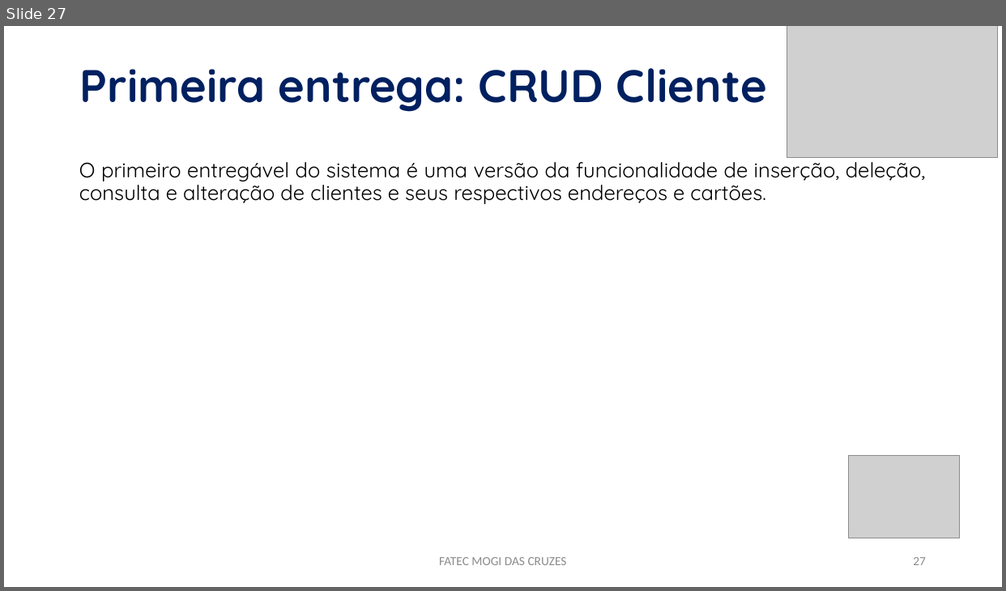
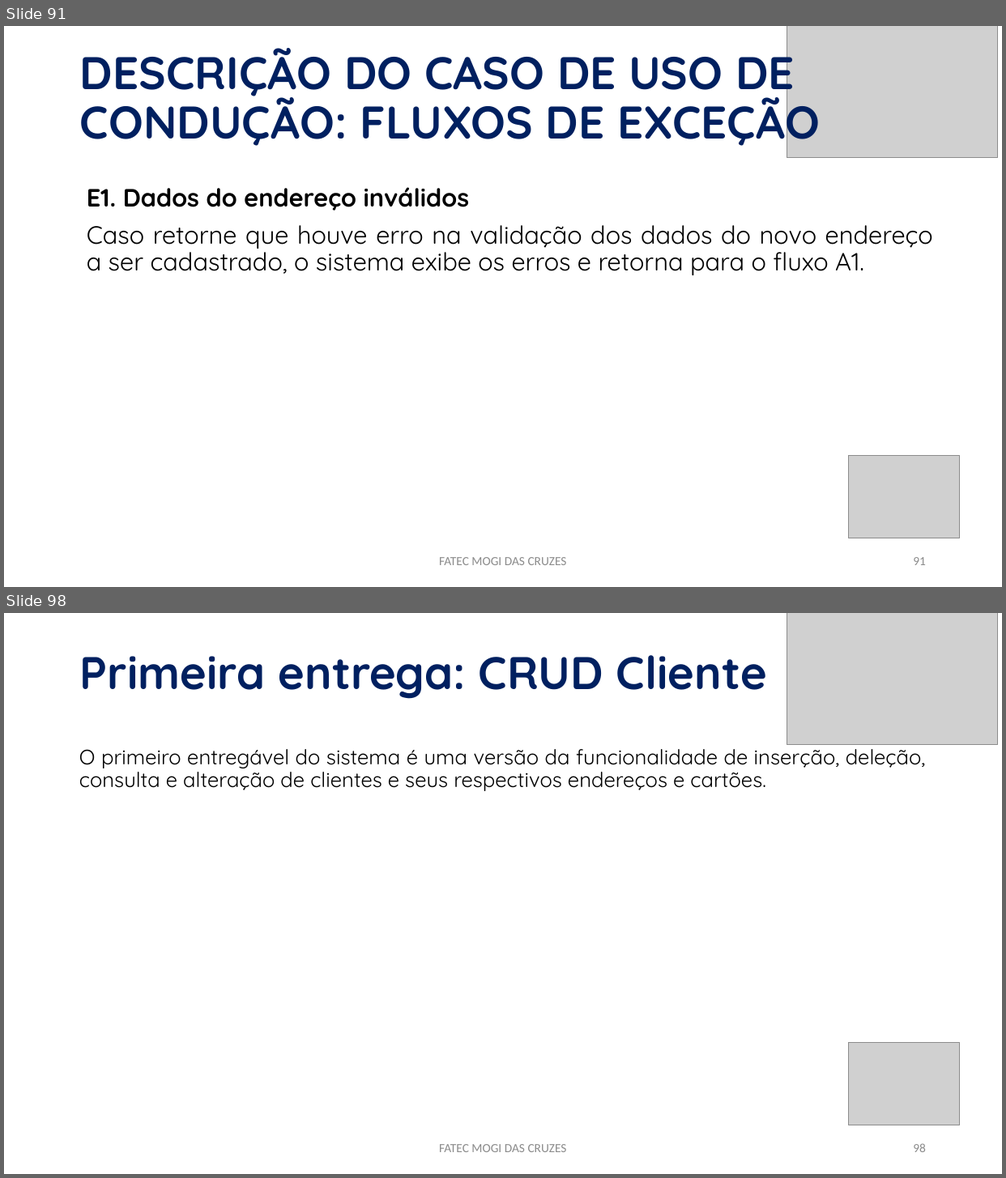
Before and after one commit to PabloLuiz1/buiatchaka-jogos, a slide deck: APRESENTAÇÃO.pptx. Shown one above the other, each under a label of ours: slide 27 before the commit, slides 91 and 98 after it; the slides between them are not shown. The pictures are 1006x591 and 1006x1178 pixels, drawn with LibreOffice and Linux fonts; fonts in the diff are those of the drawing; grey boxes stand for pictures. Boxes give left, top, right and bottom in pixels: in the first picture for what was removed or moved away, otherwise in the second. Text is boxed around its words. In the diff, an @@ line names an element or a change of style, - is before the commit and + after.

```diff
--- a/APRESENTAÇÃO.pptx
+++ b/APRESENTAÇÃO.pptx
@@ slide 91 added at (x1=4, y1=26, x2=1002, y2=587), background #FFFFFF @@
@@ title added at (x1=80, y1=42, x2=820, y2=152), 44 pt, text #002060, bold @@
+DESCRIÇÃO DO CASO DE USO DE CONDUÇÃO: FLUXOS DE EXCEÇÃO
@@ picture added at (x1=787, y1=26, x2=997, y2=158) @@
@@ text added at (x1=87, y1=187, x2=933, y2=275), 24 pt, text #000000 @@
+E1. Dados do endereço inválidos
+Caso retorne que houve erro na validação dos dados do novo endereço a ser cadastrado, o sistema exibe os erros e retorna para o fluxo A1.
@@ picture added at (x1=849, y1=456, x2=959, y2=538) @@
@@ text added at (x1=439, y1=557, x2=567, y2=565), 12 pt, text #8C8C8C @@
+FATEC MOGI DAS CRUZES
@@ page number added at (x1=913, y1=557, x2=926, y2=565), 12 pt, text #8C8C8C @@
+91
@@ what was slide 27 is now slide 98 @@
@@ page number at (x1=913, y1=1144, x2=926, y2=1152): text changed @@
-27
+98
```
Also in this commit, not shown: 2 slides changed, 74 other slides added, 27 other files.
